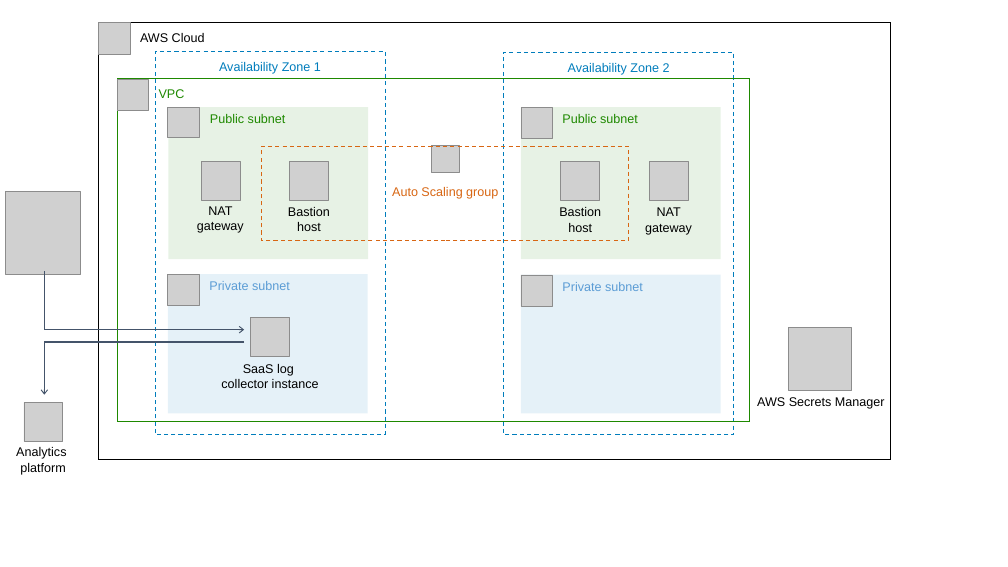
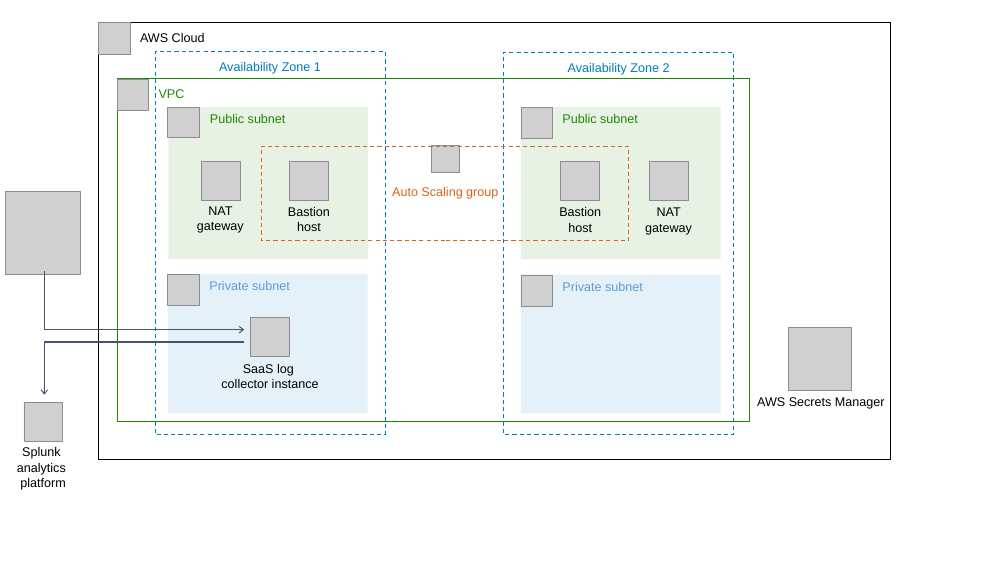
Before and after one commit to aws-quickstart/quickstart-jfrog-saas-log-collector, a slide deck: slide 1 of docs/images/jfrog-saas-log-collector-architecture-diagram.pptx. Drawn at 1008x567 pixels with LibreOffice and Linux fonts; fonts in the diff are those of the drawing; grey boxes stand for pictures. Boxes give left, top, right and bottom in pixels: in the first picture for what was removed or moved away, otherwise in the second. Text is boxed around its words. In the diff, an @@ line names an element or a change of style, - is before the commit and + after.

Commit message:
Updated for Splunk

```diff
--- a/docs/images/jfrog-saas-log-collector-architecture-diagram.pptx
+++ b/docs/images/jfrog-saas-log-collector-architecture-diagram.pptx
@@ text at bbox=[17, 447, 66, 475]: text changed @@
-Analytics
+Splunk
+analytics
```
Also in this commit, not shown: 3 other files.
